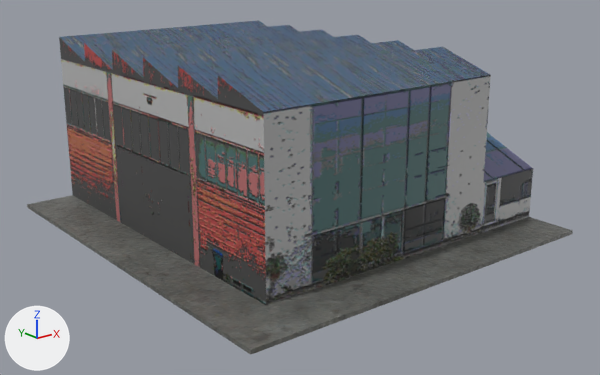
What one commit did to the Blender file Assets/Mesh/Fabbrica.blend.
Before and after are seen from a camera (50 mm lens) standing at (-19.7, -24.8, 11.2) and looking at (-0.5, -0.8, 1.6). The axes (+X, +Y, +Z) are drawn at lower left. The lights are the same throughout. The picture after the commit comes second.

In view in the first picture: 'Fabbrica_col'.
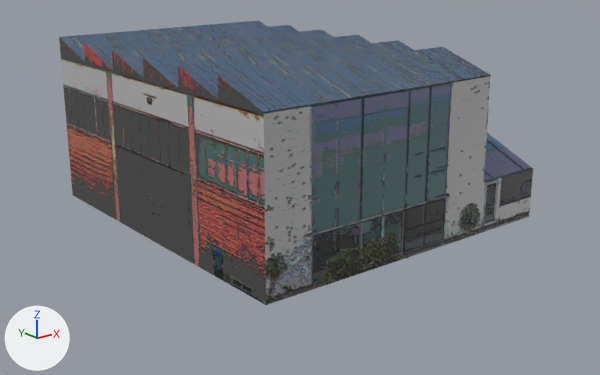
The newer file is also turned or shifted as a whole; pictures and numbers use the older file's frame.

Where the change shows, as pixel boxes [x1, y1, x2, y2] in the pictures (600 x 375 px):
'Fabbrica_col', reshaped (13% narrower, 15% shorter)
    before: [27, 20, 573, 355]
    after: [59, 20, 533, 305]
part 1 of me_cube_026, deleted
    before: [27, 195, 573, 355]

Edits to the bpy script that builds the scene:
```text
Change me_cube_026:
    used by ob_fabbrica_col; location = (0.0, 0.0, 0.0)
    remove me_cube_026.from_pydata(...)  # 91 vertices, 70 faces; spans x -8.0..7.0, y -8.0..8.0, z 0.0..6.9
    add me_cube_026.from_pydata(...)  # 83 vertices, 65 faces; spans x -6.0..7.0, y -6.0..8.0, z 0.2..6.9
    me_cube_026 part 1: the loose piece of 8 vertices spanning x -8.0..7.0, y -8.0..8.0, z 0.0..0.1 is deleted
    remove me_cube_026.materials.append(mat_trim_ground)
```
